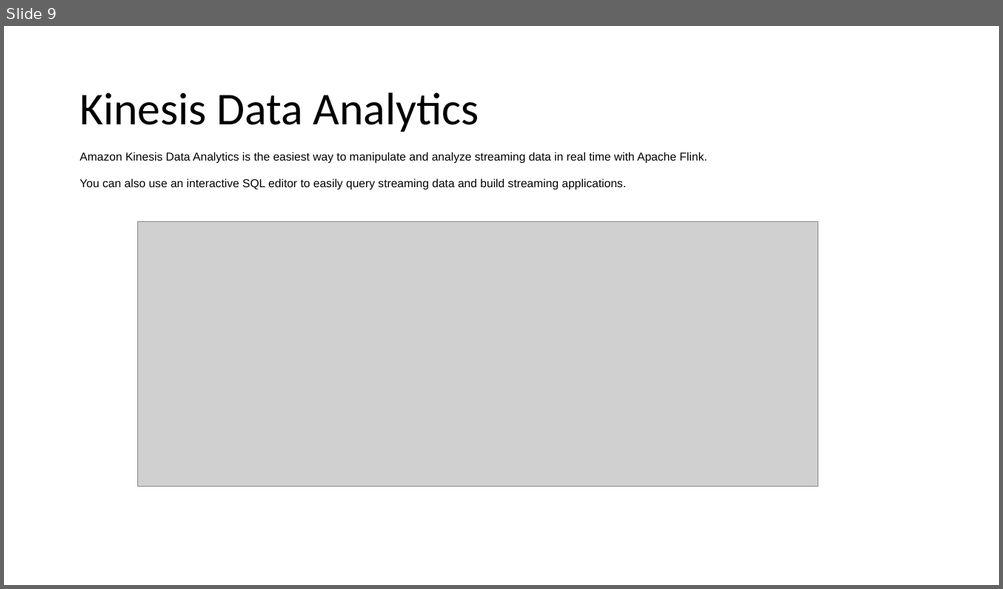
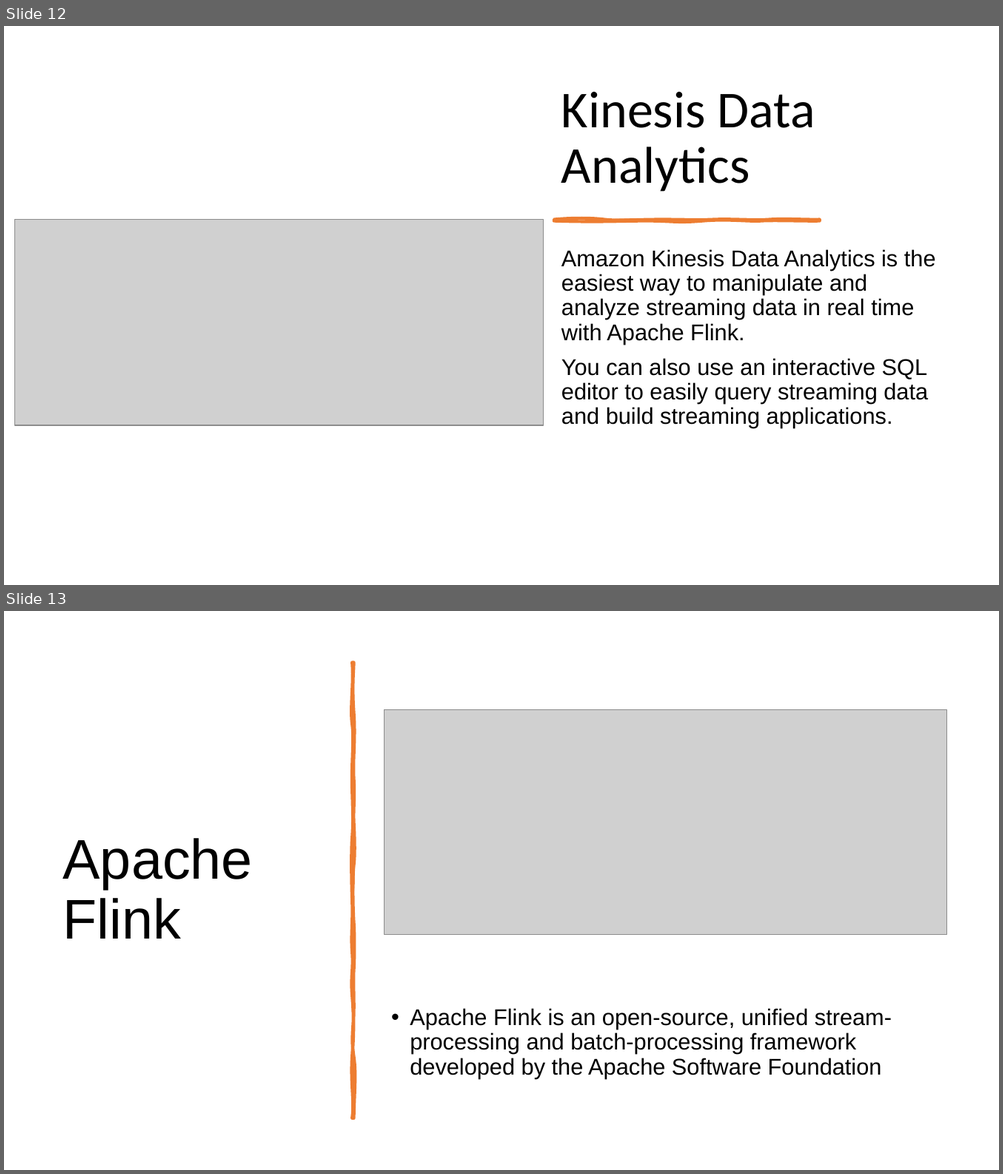
Before and after one commit to IlyaChakun/aws-iba-courses, a slide deck: lecture-materials/Analytics/Kinesis/Kinesis.pptx. Shown one above the other, each under a label of ours: slide 9 before the commit, slides 12 and 13 after it. The pictures are 1003x589 and 1003x1174 pixels, drawn with LibreOffice and Linux fonts; fonts in the diff are those of the drawing; grey boxes stand for pictures. Boxes give left, top, right and bottom in pixels: in the first picture for what was removed or moved away, otherwise in the second. Text is boxed around its words. In the diff, an @@ line names an element or a change of style, - is before the commit and + after.

```diff
--- a/lecture-materials/Analytics/Kinesis/Kinesis.pptx
+++ b/lecture-materials/Analytics/Kinesis/Kinesis.pptx
@@ slide 13 added at <box>4,611,999,1170</box>, background #FFFFFF @@
@@ freeform shape added at <box>353,663,354,1119</box>, fill #ED7D31, outline #ED7D31 3.25 pt @@
@@ picture added at <box>384,709,946,935</box> @@
@@ title added at <box>63,838,253,939</box>, 54 pt, text #000000 @@
+Apache Flink
@@ text added at <box>410,1008,891,1079</box>, 22 pt, text #000000 @@
+• Apache Flink is an open-source, unified stream-processing and batch-processing framework developed by the Apache Software Foundation
@@ what was slide 9 is now slide 12 @@
@@ slide 12 changed as well @@
@@ title "Kinesis Data Analytics": place and size @@
-title "Kinesis Data Analytics" at <box>79,93,479,132</box>
+title "Kinesis Data Analytics" at <box>561,92,814,192</box>
@@ title "Kinesis Data Analytics" at <box>561,92,814,192</box>: size 44 to 50 pt; vertical alignment middle to bottom @@
@@ picture: place and size @@
-picture at <box>138,221,819,486</box>
+picture at <box>14,220,543,426</box>
@@ freeform shape added at <box>554,220,819,221</box>, fill #ED7D31, outline #ED7D31 3 pt @@
@@ text "Amazon Kinesis Data Analytics is ...": place and size @@
-text "Amazon Kinesis Data Analytics is ..." at <box>79,152,707,190</box>
+text "Amazon Kinesis Data Analytics is ..." at <box>561,249,936,429</box>
@@ text "Amazon Kinesis Data Analytics is ..." at <box>561,249,936,429</box>: size 11.1 to 22 pt; line spacing 1.2 to 0.9 @@
```
Also in this commit, not shown: 12 other slides changed, 5 other slides added, 2 slides removed.
